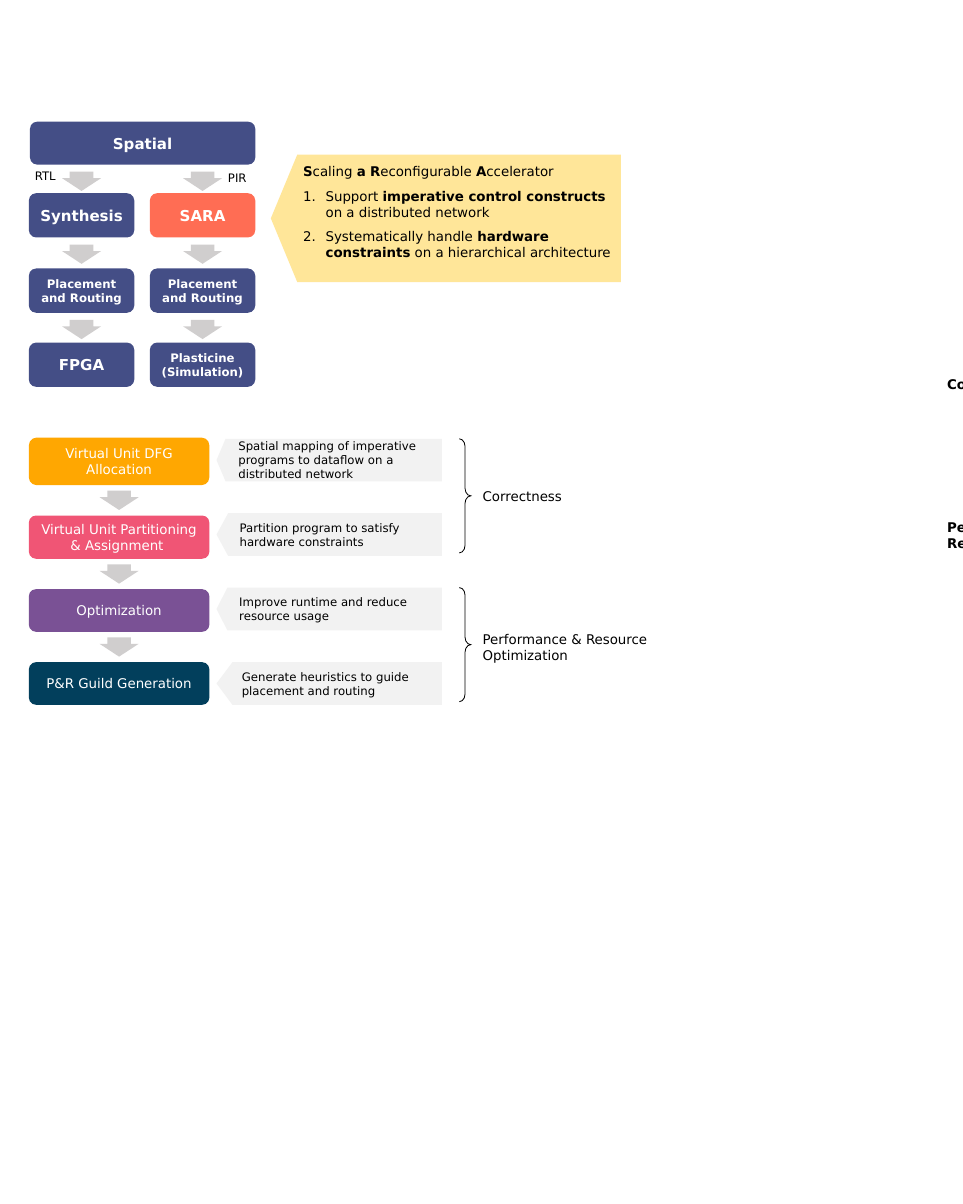
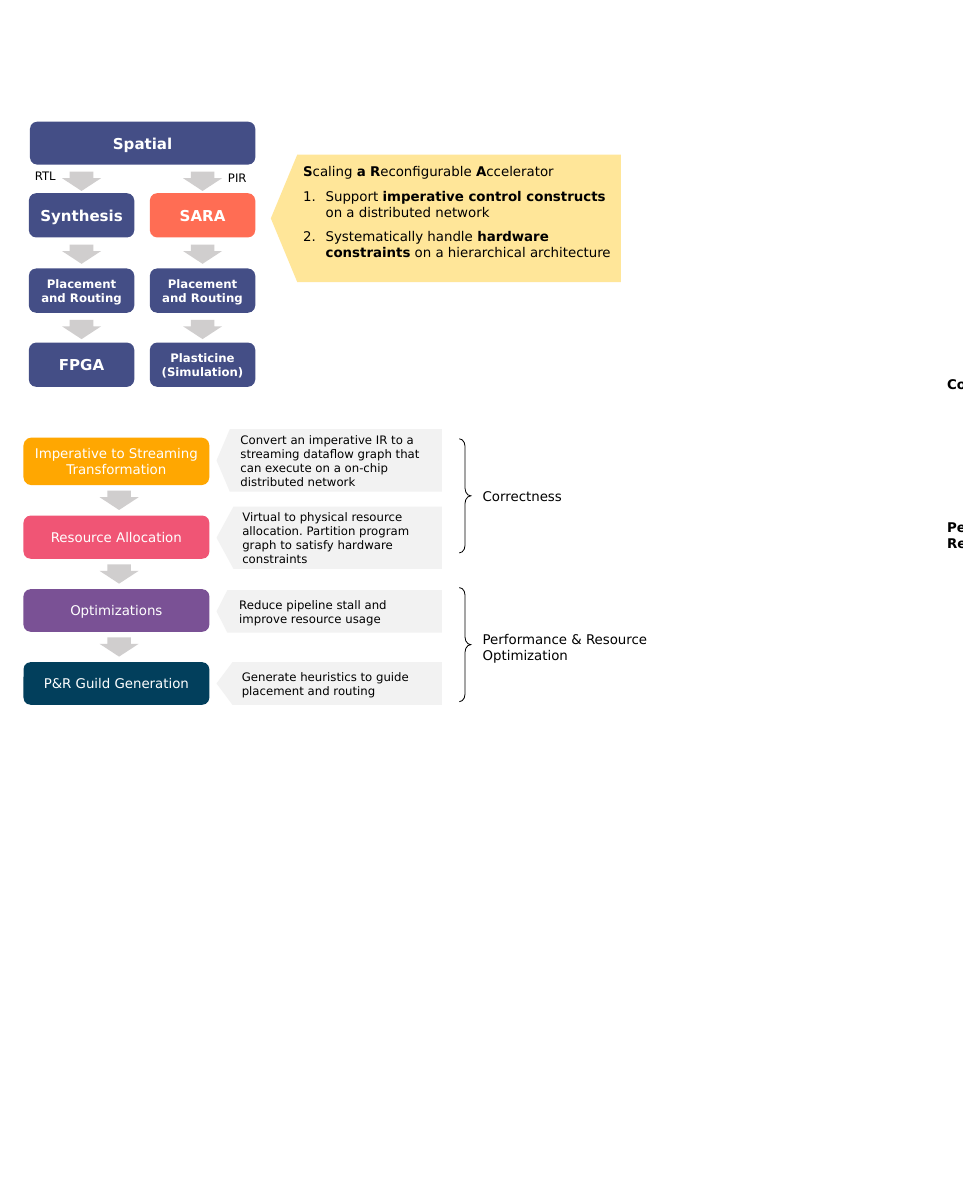
Before and after one commit to yaqiz01/dissertation, a slide deck: slide 9 of figs/figs.pptx (slide 8 before the commit). Drawn at 963x1204 pixels with LibreOffice and Linux fonts; fonts in the diff are those of the drawing. Boxes give left, top, right and bottom in pixels: in the first picture for what was removed or moved away, otherwise in the second. Text is boxed around its words. In the diff, an @@ line names an element or a change of style, - is before the commit and + after.

```diff
--- a/figs/figs.pptx
+++ b/figs/figs.pptx
@@ rounded rectangle "Imperative to Streaming Transformation": place and size @@
-rounded rectangle "Imperative to Streaming Transformation" at [29,438,209,485]
+rounded rectangle "Imperative to Streaming Transformation" at [23,438,209,485]
@@ text in rounded rectangle at [35,448,198,475]: text changed @@
-Virtual Unit DFG Allocation
+Imperative to Streaming Transformation
@@ pentagon arrow "Convert an imperative IR to ...": place and size @@
-pentagon arrow "Convert an imperative IR to ..." at [217,439,442,482]
+pentagon arrow "Convert an imperative IR to ..." at [217,429,442,492]
@@ text in pentagon arrow at [240,435,420,486]: text changed @@
-Spatial mapping of imperative programs to dataflow on a distributed network
+Convert an imperative IR to a streaming dataflow graph that can execute on a on-chip distributed network
@@ pentagon arrow "Virtual to physical resource allocation. ...": place and size @@
-pentagon arrow "Virtual to physical resource allocation. ..." at [217,513,442,556]
+pentagon arrow "Virtual to physical resource allocation. ..." at [217,507,442,569]
@@ rounded rectangle "Resource Allocation": place and size @@
-rounded rectangle "Resource Allocation" at [29,515,209,559]
+rounded rectangle "Resource Allocation" at [23,515,209,559]
@@ text in rounded rectangle at [51,532,182,542]: text changed @@
-Virtual Unit Partitioning & Assignment
+Resource Allocation
@@ text in pentagon arrow at [242,512,409,563]: text changed @@
-Partition program to satisfy hardware constraints
+Virtual to physical resource allocation. Partition program graph to satisfy hardware constraints
@@ rounded rectangle "Optimizations": place and size @@
-rounded rectangle "Optimizations" at [29,589,209,632]
+rounded rectangle "Optimizations" at [23,589,209,632]
@@ text in rounded rectangle at [70,605,162,618]: text changed @@
-Optimization
+Optimizations
@@ text in pentagon arrow at [239,600,387,626]: text changed @@
-Improve runtime and reduce resource usage
+Reduce pipeline stall and improve resource usage
@@ rounded rectangle "P&R Guild Generation": place and size @@
-rounded rectangle "P&R Guild Generation" at [29,662,209,705]
+rounded rectangle "P&R Guild Generation" at [23,662,209,705]
```
Also in this commit, not shown: 4 other slides changed, 1 slide added, 18 other files.
